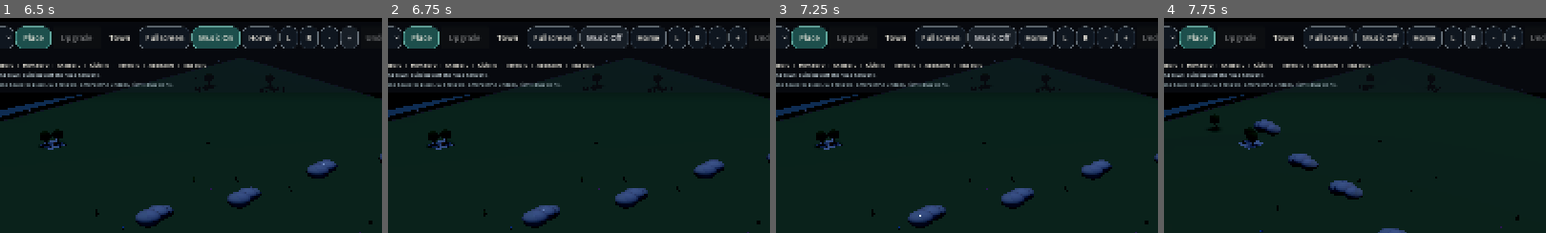
Above: before the commit, frames 1-4 (left to right).
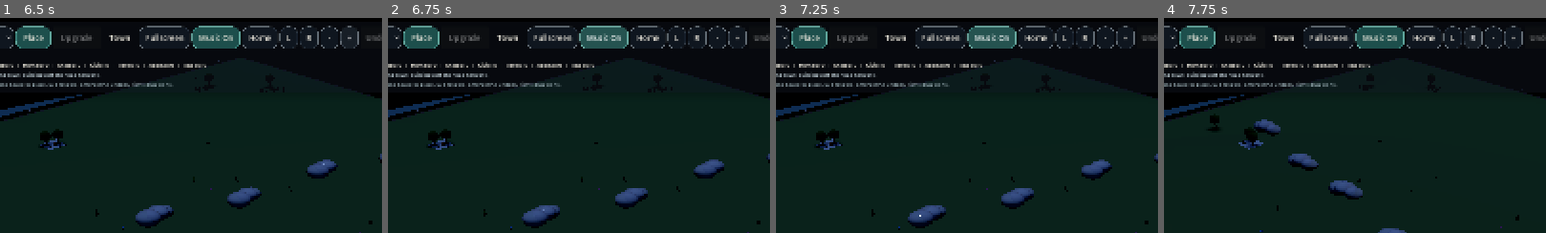
Above: after the commit, the same moments.

Repository: johnswaffles/my-backend-api
Game: Godot game, scene res://scenes/main_scene.tscn
The game is run twice, just before and just after one commit, with the same random seed, the same clock (stepped at 60 frames per second) and the same inputs.
Inputs:
- Up to frame 1 (6.5 s): click "Build: Road" at 0.5 s; click "Place" at 1.25 s; click "Town" at 2 s; click "Home" at 2.75 s; click "L" at 3.5 s; click "R" at 4.25 s; click "-" at 5 s; click "+" at 5.75 s
- Up to frame 2 (6.75 s): click "Music On" at 6.5 s
- Up to frame 3 (7.25 s): no input
- Up to frame 4 (7.75 s): click "R" at 7.25 s
The pictures show only the part of the screen within x 20-70%, y 0-50%; the shares and areas given below are measured in that part.

Frame 1 is identical in both runs. In frame 2, 1.8% of the frame differs, in the area x 50-98%, y 3-15%; in frame 3, 1.8%; in frame 4, 1.8%.

Commit message:
Switch cozy builder soundtrack to the new mix

Diff:
--- a/cozy-builder-godot/scripts/building_system.gd
+++ b/cozy-builder-godot/scripts/building_system.gd
@@ -107,7 +107,7 @@
 	BUILD_TOOL_FOREST_LARGE: {"label": "Large Forest", "footprint": Vector2i(6, 6), "kind": "forest", "tree_count": 15, "cost": 560, "appeal": 18},
 }
 const SAVE_PATH := "user://cozy_builder_save.json"
-const MUSIC_STREAM_PATH := "res://assets/audio/Sunrise Over Tiny Blocks (2).mp3"
+const MUSIC_STREAM_PATH := "res://assets/audio/cozy soundtrack.m4a"
 const PROPERTY_FRONT_SETBACK := 1.0
 const PROPERTY_FRONT_SETBACK_BY_TOOL := {
 	BUILD_TOOL_HOUSE: 0.95,
Not shown, changed: public/godot-playtest/index.html
Not shown, changed: public/godot-playtest/index.pck
